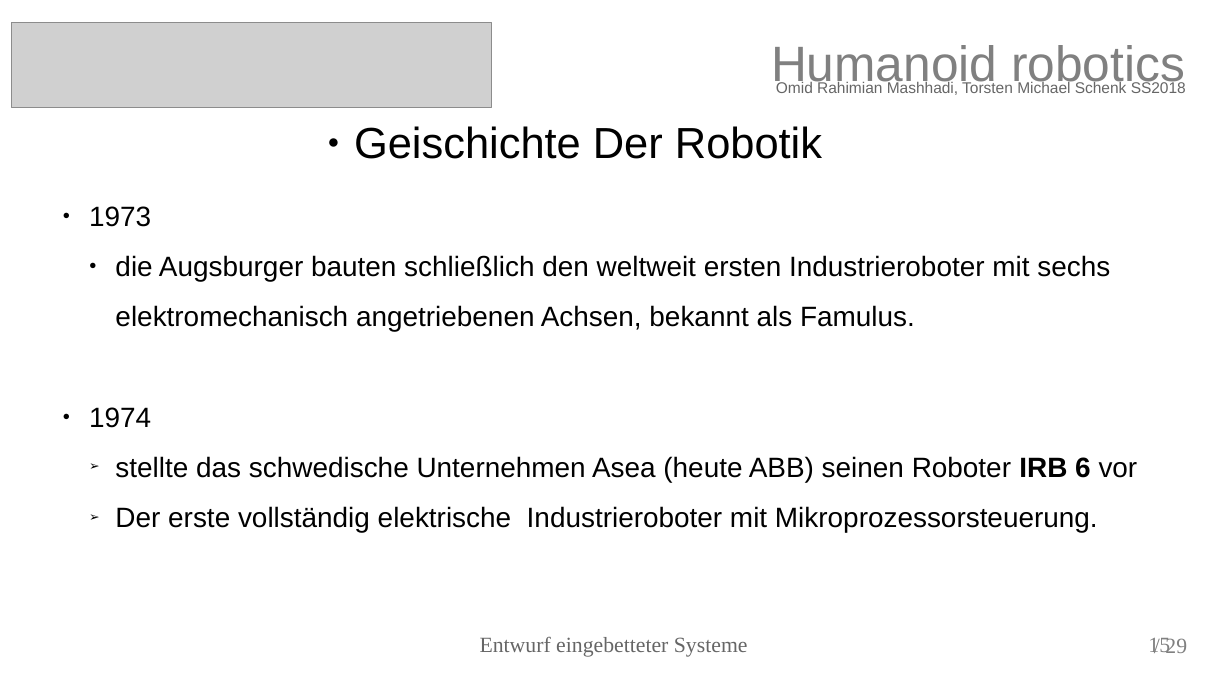
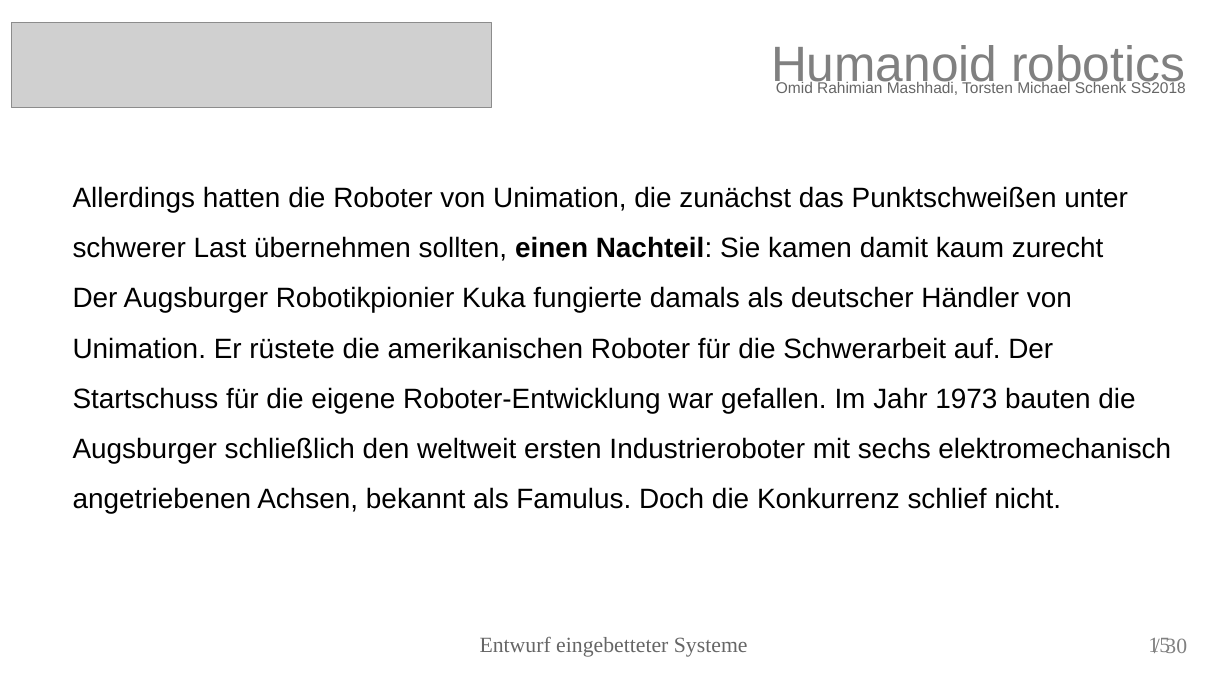
Before and after one commit to torstenschenk/beuth-avatar-ss2018, a slide deck: slide 15 of Presentation/HumanoidRobotic.odp. Drawn at 1232x693 pixels with LibreOffice and Linux fonts; fonts in the diff are those of the drawing; grey boxes stand for pictures. Boxes give left, top, right and bottom in pixels: in the first picture for what was removed or moved away, otherwise in the second. Text is boxed around its words. In the diff, an @@ line names an element or a change of style, - is before the commit and + after.

```diff
--- a/Presentation/HumanoidRobotic.odp
+++ b/Presentation/HumanoidRobotic.odp
@@ text removed at <box>354,126,822,159</box> @@
-● Geischichte Der Robotik
@@ text at <box>73,186,1171,514</box>: text changed @@
-● 1973
-  ● die Augsburger bauten schließlich den weltweit ersten Industrieroboter mit sechs elektromechanisch angetriebenen Achsen, bekannt als Famulus.
-● 1974
-  ➢ stellte das schwedische Unternehmen Asea (heute ABB) seinen Roboter IRB 6 vor
-  ➢ Der erste vollständig elektrische Industrieroboter mit Mikroprozessorsteuerung.
+Allerdings hatten die Roboter von Unimation, die zunächst das Punktschweißen unter schwerer Last übernehmen sollten, einen Nachteil: Sie kamen damit kaum zurecht
+Der Augsburger Robotikpionier Kuka fungierte damals als deutscher Händler von Unimation. Er rüstete die amerikanischen Roboter für die Schwerarbeit auf. Der Startschuss für die eigene Roboter-Entwicklung war gefallen. Im Jahr 1973 bauten die Augsburger schließlich den weltweit ersten Industrieroboter mit sechs elektromechanisch angetriebenen Achsen, bekannt als Famulus. Doch die Konkurrenz schlief nicht.
@@ text at <box>1165,638,1187,653</box>: text changed @@
-/ 29
+/ 30
```
Also in this commit, not shown: 26 other slides changed, 2 slides added, 1 slide removed, 8 other files.
